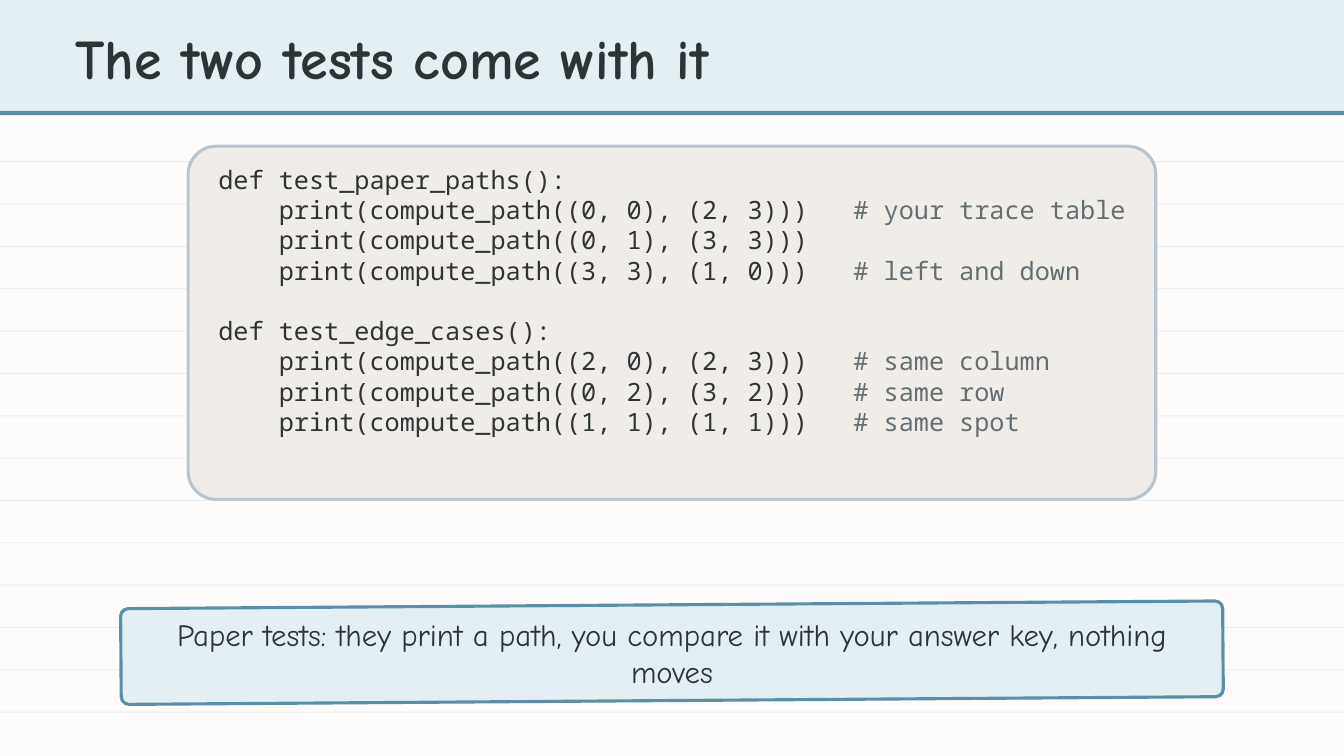
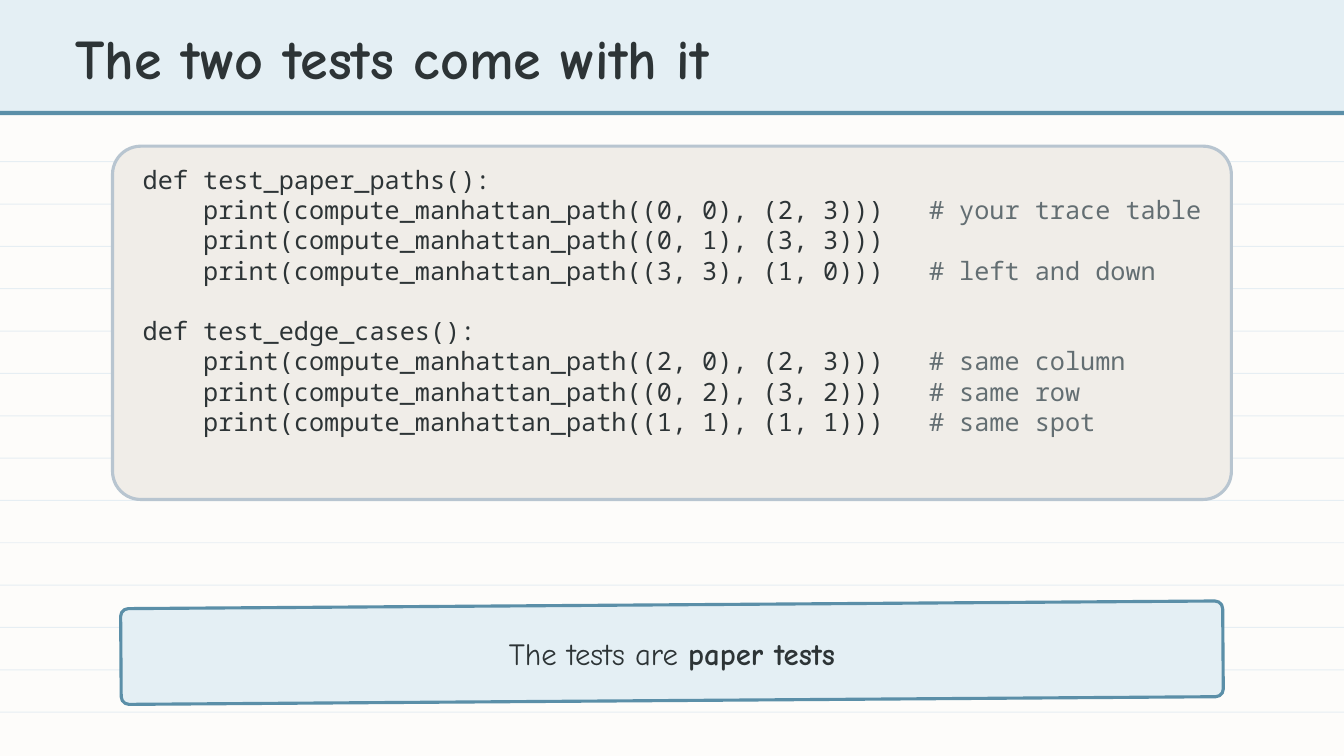
Before and after one commit to bradamiller/LearningPython, a slide deck: slide 12 of static/slides/module-04-manhattan/module-4-lesson-03-the-manhattan-algorithm.pptx (slide 11 before the commit). Drawn at 1344x756 pixels with LibreOffice and Linux fonts; fonts in the diff are those of the drawing. Boxes give left, top, right and bottom in pixels: in the first picture for what was removed or moved away, otherwise in the second. Text is boxed around its words. In the diff, an @@ line names an element or a change of style, - is before the commit and + after.

```diff
--- a/static/slides/module-04-manhattan/module-4-lesson-03-the-manhattan-algorithm.pptx
+++ b/static/slides/module-04-manhattan/module-4-lesson-03-the-manhattan-algorithm.pptx
@@ rounded rectangle resized from (x1=189, y1=146, x2=1156, y2=499) to (x1=113, y1=146, x2=1232, y2=499) @@
@@ text "def test_paper_paths():" moved from (x1=218, y1=169, x2=1019, y2=437) to (x1=143, y1=169, x2=1095, y2=437) @@
@@ text at (x1=203, y1=200, x2=883, y2=286): text changed @@
-print(compute_path((0, 0), (2, 3))) # your trace table
-print(compute_path((0, 1), (3, 3)))
-print(compute_path((3, 3), (1, 0))) # left and down
+print(compute_manhattan_path((0, 0), (2, 3))) # your trace table
+print(compute_manhattan_path((0, 1), (3, 3)))
+print(compute_manhattan_path((3, 3), (1, 0))) # left and down
@@ text at (x1=203, y1=351, x2=1095, y2=437): text changed @@
-print(compute_path((2, 0), (2, 3))) # same column
-print(compute_path((0, 2), (3, 2))) # same row
-print(compute_path((1, 1), (1, 1))) # same spot
+print(compute_manhattan_path((2, 0), (2, 3))) # same column
+print(compute_manhattan_path((0, 2), (3, 2))) # same row
+print(compute_manhattan_path((1, 1), (1, 1))) # same spot
@@ text at (x1=509, y1=644, x2=835, y2=671): text changed @@
-Paper tests: they print a path, you compare it with your answer key, nothing moves
+The tests are paper tests
```
Also in this commit, not shown: 5 other slides changed, 2 slides added, 11 other files.
